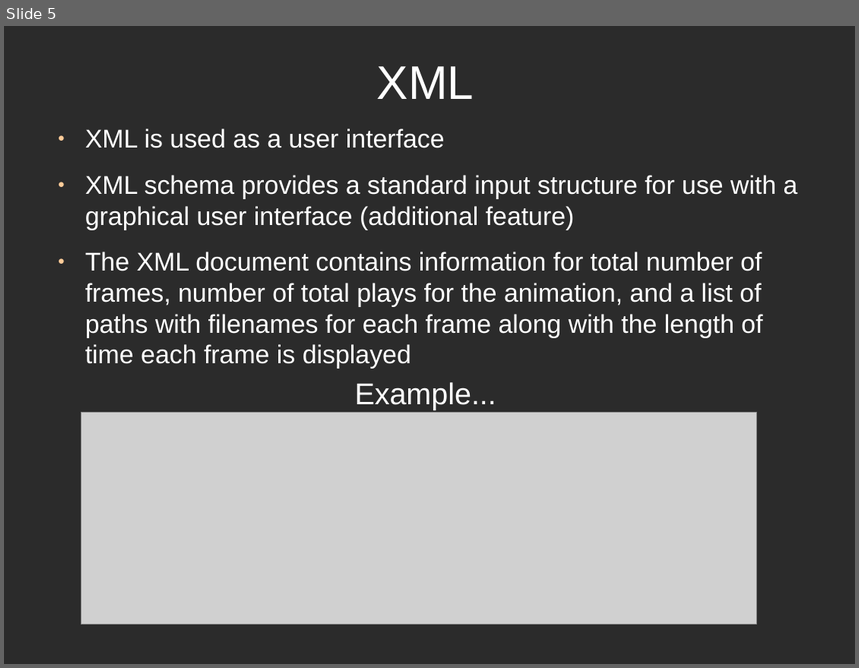
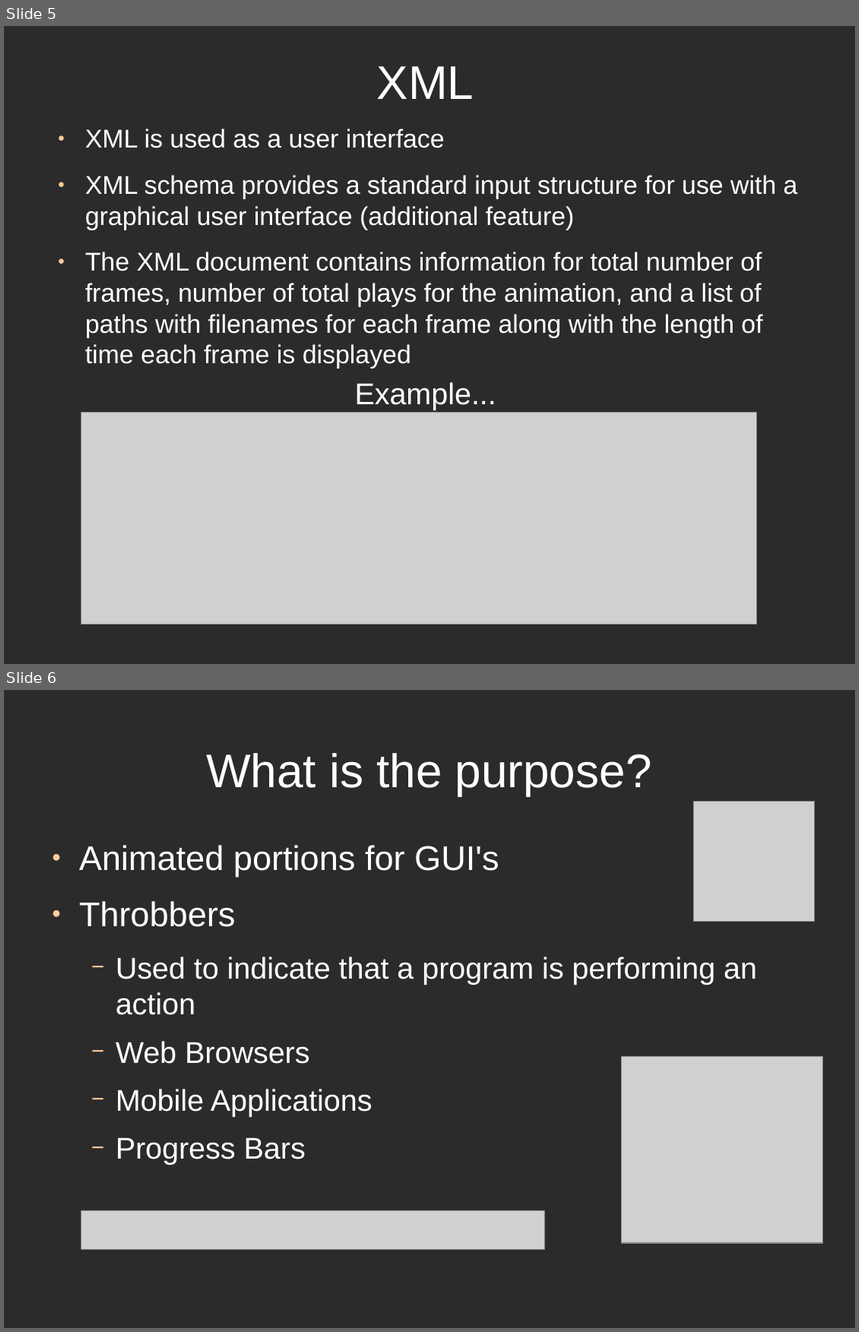
Before and after one commit to directrix1/se2, a slide deck: wip/SE2Presentation.odp. Shown one above the other, each under a label of ours: slide 5 before the commit, slides 5 and 6 after it. The pictures are 859x668 and 859x1332 pixels, drawn with LibreOffice and Linux fonts; fonts in the diff are those of the drawing; grey boxes stand for pictures; background and template pictures are left out; a plain dark background stands for a picture behind light text. Boxes give left, top, right and bottom in pixels: in the first picture for what was removed or moved away, otherwise in the second. Text is boxed around its words. In the diff, an @@ line names an element or a change of style, - is before the commit and + after.

```diff
--- a/wip/SE2Presentation.odp
+++ b/wip/SE2Presentation.odp
@@ slide 6 added at <box>4,690,855,1328</box>, background picture (left out) @@
@@ title added at <box>206,753,652,796</box>, 44 pt, text #FFFFFF @@
+What is the purpose?
@@ picture added at <box>695,801,815,922</box> @@
@@ text added at <box>79,845,757,1165</box>, 28 pt, text #FFFFFF @@
+● Animated portions for GUI's
+● Throbbers
+  − Used to indicate that a program is performing an action
+  − Web Browsers
+  − Mobile Applications
+  − Progress Bars
@@ picture added at <box>622,1057,823,1244</box> @@
@@ picture added at <box>82,1211,544,1250</box> @@
```
Also in this commit, not shown: 2 slides changed.
